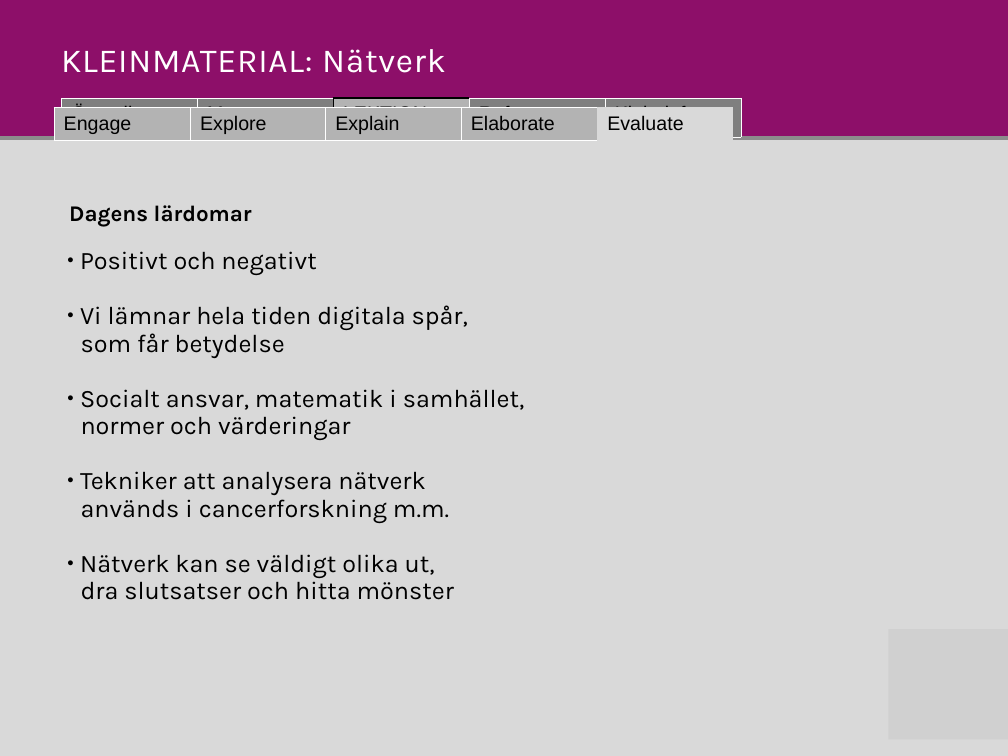
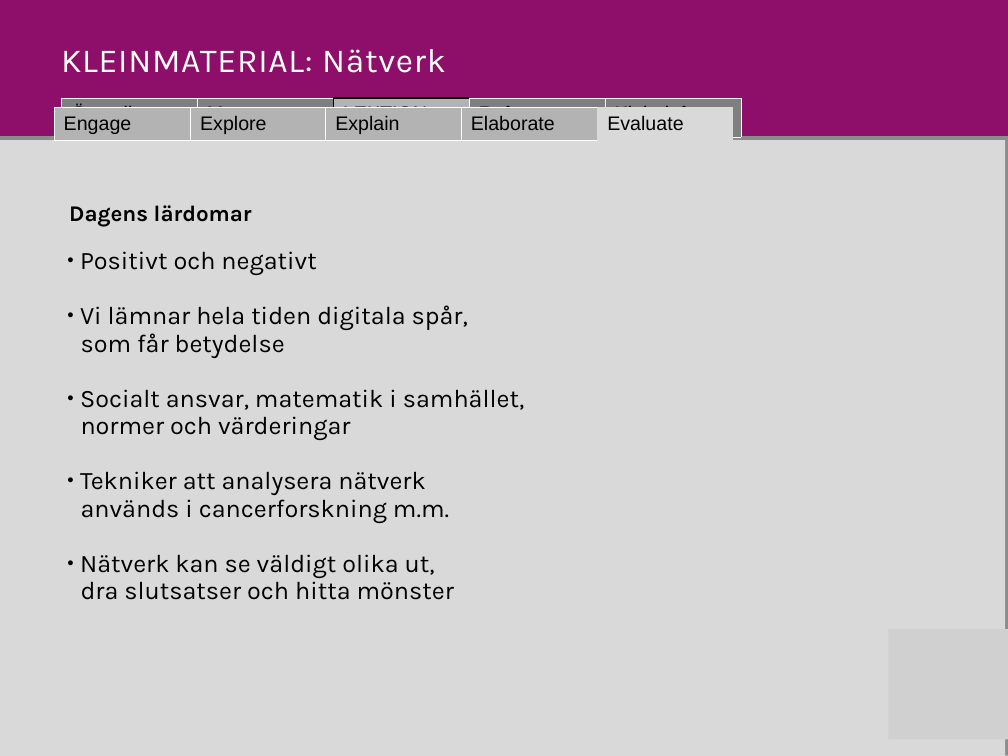
Before and after one commit to Niwsters/teaching-materials-thesis, a slide deck: slide 8 of docs/materials/natverk/material_natverk_revision.pptx. Drawn at 1008x756 pixels with LibreOffice and Linux fonts; fonts in the diff are those of the drawing; grey boxes stand for pictures. Boxes give left, top, right and bottom in pixels: in the first picture for what was removed or moved away, otherwise in the second. Text is boxed around its words. In the diff, an @@ line names an element or a change of style, - is before the commit and + after.

```diff
--- a/docs/materials/natverk/material_natverk_revision.pptx
+++ b/docs/materials/natverk/material_natverk_revision.pptx
@@ freeform shape at (x1=0, y1=140, x2=1005, y2=756): outline redrawn @@
```
Also in this commit, not shown: 1 other slide changed, 14 other files.
